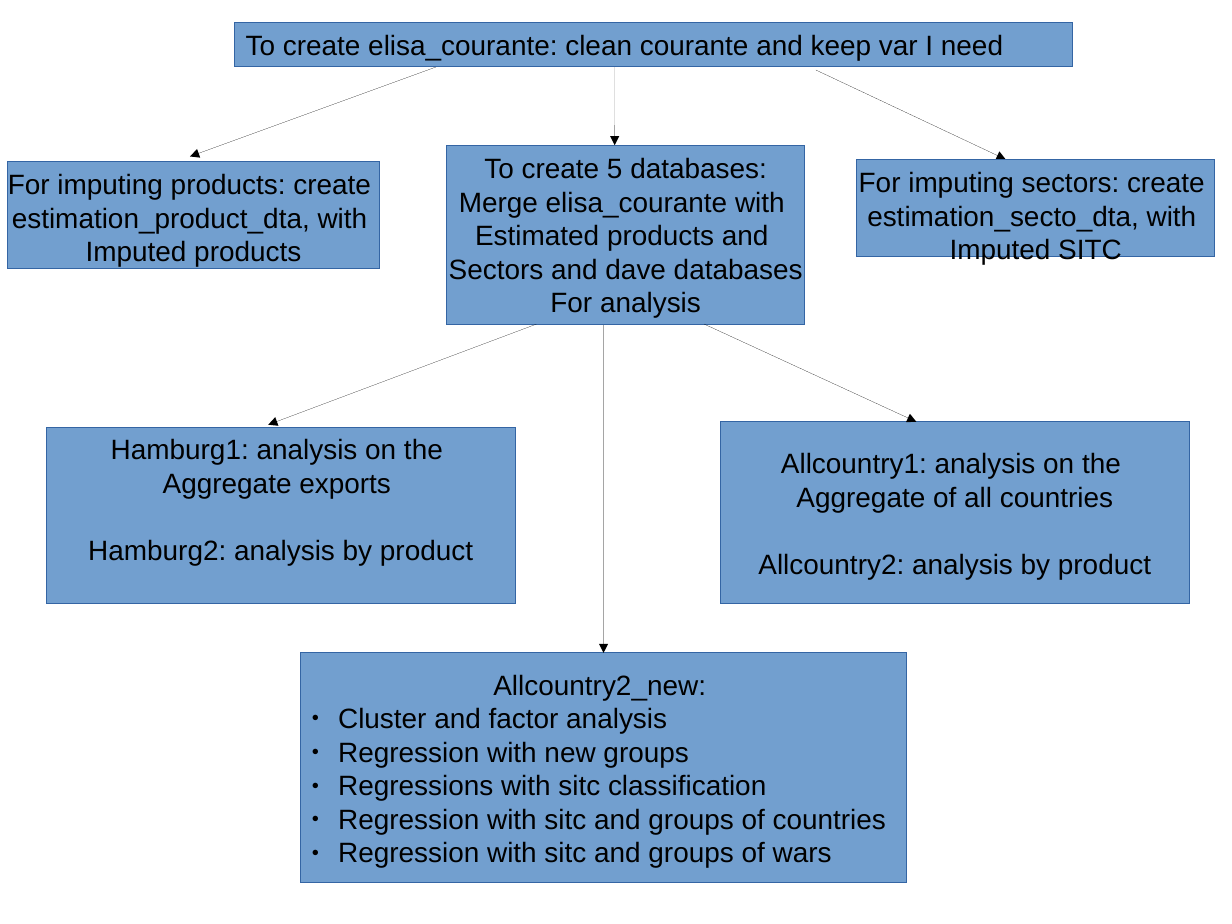
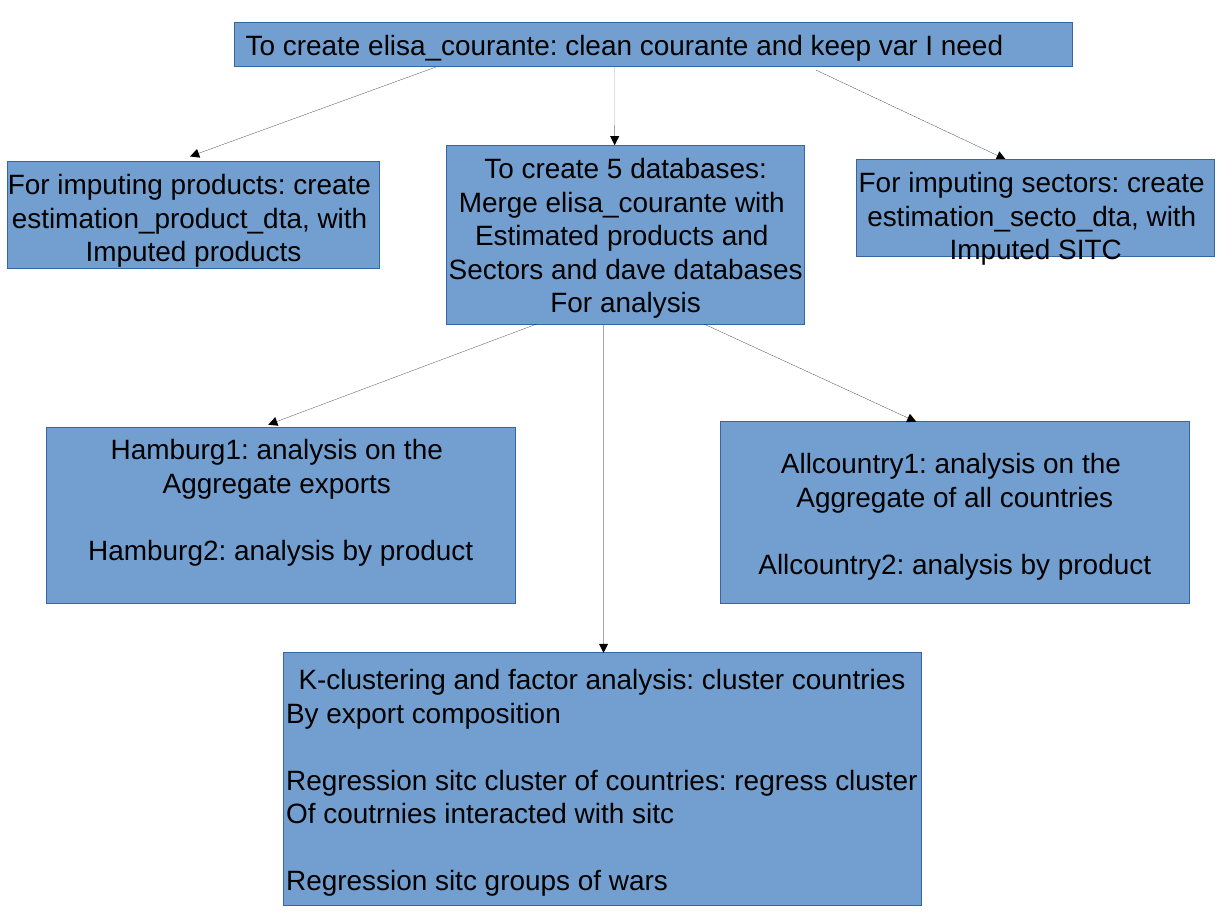
Before and after one commit to gdaudin/2016-Hamburg-Impact-of-War, a slide deck: slide 1 of do_file_map_new.odp. Drawn at 1232x924 pixels with LibreOffice and Linux fonts; fonts in the diff are those of the drawing. Boxes give left, top, right and bottom in pixels: in the first picture for what was removed or moved away, otherwise in the second. Text is boxed around its words. In the diff, an @@ line names an element or a change of style, - is before the commit and + after.

Commit message:
split do files for analysis with sitc & cluster of countries and sitc & groups of wars

```diff
--- a/do_file_map_new.odp
+++ b/do_file_map_new.odp
@@ rectangle "K-clustering and factor analysis: cluster ...": place and size @@
-rectangle "K-clustering and factor analysis: cluster ..." at (301,653,907,883)
+rectangle "K-clustering and factor analysis: cluster ..." at (283,653,921,906)
@@ text in rectangle at (286,668,917,896): text changed @@
-Allcountry2_new:
-● Cluster and factor analysis
-● Regression with new groups
-● Regressions with sitc classification
-● Regression with sitc and groups of countries
-● Regression with sitc and groups of wars
+K-clustering and factor analysis: cluster countries
+By export composition
+Regression sitc cluster of countries: regress cluster
+Of coutrnies interacted with sitc
+Regression sitc groups of wars
```
Also in this commit, not shown: 9 other files.
